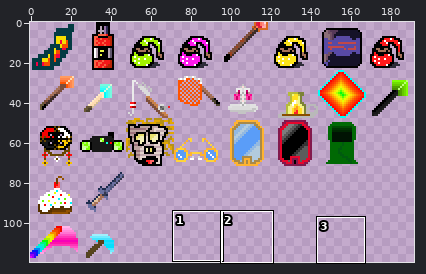
One commit to this sprite sheet: assets/things.png. The first picture is a wide view before the edit; the outline marks the close-up.
Close-up. The starting point:
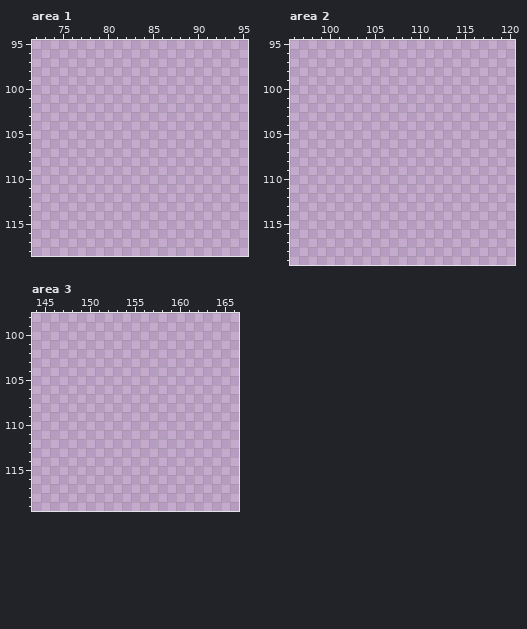
The file is 192x120 pixels. Colours within 5 levels of each other are drawn and written as one. Shown: area 1: x 72..95, y 95..118; area 2: x 96..120, y 95..119; area 3: x 144..166, y 98..119. The commit also changed other parts of the picture, which this record leaves out.
Now the later version:
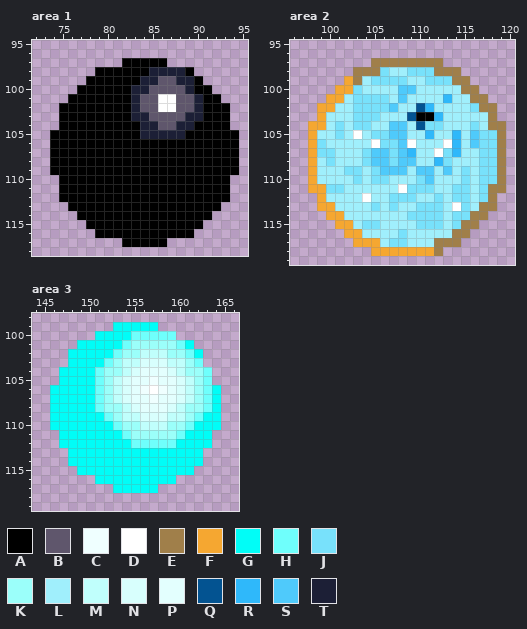
Palette (. is transparent): A #000000  B #5f566c  C #efffff  D #ffffff  E #a07f4a  F #f5a731  G #01fdf7  H #6ffffc  J #78e1fb  K #9bfffa  L #a0effc  M #c0fffc  N #d8fffd  P #e3fffe  Q #035391  R #2fb8fa  S #4fcafb  T #1c1f36
The exact change:
Changed rows in their new state; - is an unchanged pixel.
Area 1:
first column x 74:
 97 --------AAAAA--------
 98 -----AAAAAATTTTA-----
 99 ----AAAAAATTBBTTA----
100 ---AAAAAATTBBBBTAA---
101 --AAAAAAATBBDDBBTAA--
102 -AAAAAAAATBBDDBBTAAA-
103 -AAAAAAAATTBBBBTTAAA-
104 -AAAAAAAAATTBBTTAAAA-
105 AAAAAAAAAATTTTTAAAAAA
106 AAAAAAAAAAAAAAAAAAAAA
107 AAAAAAAAAAAAAAAAAAAAA
108 AAAAAAAAAAAAAAAAAAAAA
109 AAAAAAAAAAAAAAAAAAAAA
110 -AAAAAAAAAAAAAAAAAAA-
111 -AAAAAAAAAAAAAAAAAAA-
112 -AAAAAAAAAAAAAAAAAAA-
113 --AAAAAAAAAAAAAAAAA--
114 ---AAAAAAAAAAAAAAA---
115 ----AAAAAAAAAAAAA----
116 -----AAAAAAAAAAA-----
117 --------AAAAA--------
Area 2:
first column x 98:
 97 -------EEEEEEEE-------
 98 -----EEEJLLJJJEEE-----
 99 ----FELJJJJLLJJJEE----
100 ---FFJLLLLSSLLLLLEE---
101 --FFLJJJJLSLLLLRLLEE--
102 -FFLLJJJJSLLQRLLLLJEE-
103 -FLLLJJJLLLQAARLLLLLE-
104 FFLJLJJLLSSLQJJLLLJLEE
105 FLLJLDLJJSSLLRLLRLSJJE
106 FJLLLLLDJJSDLLLDRLSJJE
107 FJJLLLJSSJSRLLDJRLLJJE
108 FLJLLLJSSJSSLLRJLLLJJE
109 FLLLJJLJSSSLSSLSLJLJJE
110 FLLLLJLJJLLLJSLLLJLJJE
111 FFJJLLLLLLDJJJLLJJLJEE
112 -FLLLLDLLJJJLLJLJJLJE-
113 -FFLLLLJLJLLJJJLDJLEE-
114 --FFLLLLLLLJJJJLJJEE--
115 ---FFLJJLLLLJJJLJEE---
116 ----FFLLLLJLLLLLEE----
117 -----FFFLJJLLLEEE-----
118 -------FFFFFFFE-------
Area 3:
first column x 146:
 99 -------GGGGG-------
100 -----GGGGHHHHH-----
101 ---GGGGGHKKKKKHG---
102 --GGGGGHKKMMMKKHG--
103 --GGGGHKMMNNNMMKH--
104 -GGGGHKKMNPPPNMKKH-
105 -GGGGHKMNPPCPPNMKH-
106 GGGGGHKMNPCDCPNMKHG
107 GGGGGHKMNPPCPPNMKHG
108 GGGGGHKKMNPPPNMKKHG
109 GGGGGGHKMMNNNMMKHGG
110 GGGGGGGHKKMMMKKHGGG
111 -GGGGGGGHKKKKKHGGG-
112 -GGGGGGGGHHHHHGGGG-
113 --GGGGGGGGGGGGGGG--
114 --GGGGGGGGGGGGGGG--
115 ---GGGGGGGGGGGGG---
116 -----GGGGGGGGG-----
117 -------GGGGG-------
